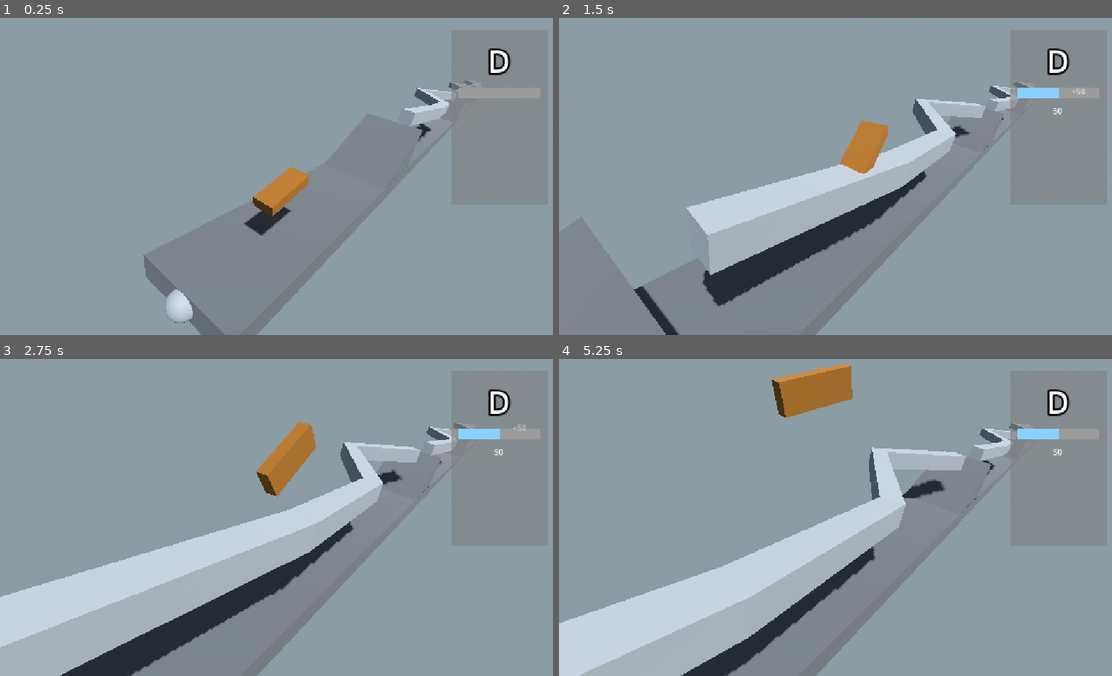
Above: before the commit, frames 1-4 (two rows, left to right).
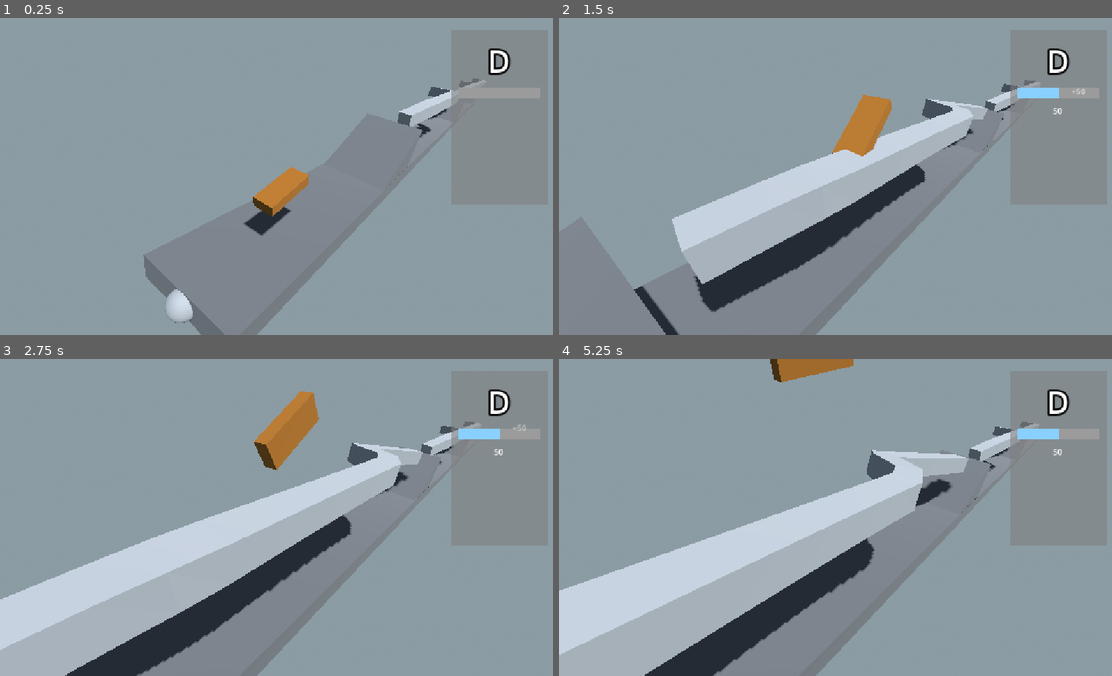
Above: after the commit, the same moments.

Repository: SlyZ1/ludum60
Game: Godot game, scene res://scenes/skate_prototype.tscn
Two runs of this game, one before a commit and one after it. Both use one fixed random seed, a clock stepped at 60 frames per second and the inputs below.
Inputs:
- Up to frame 1 (0.25 s): no input
- Up to frame 2 (1.5 s): hold Y (Y) 0.53-1.28 s; tap B (B) at 1.35 s
- Up to frame 3 (2.75 s): tap Y (Y) at 1.55, 2.3 s; hold F (F) from 2.03 s (still down)
- Up to frame 4 (5.25 s): release F (F) at 2.78 s; tap H (H) at 2.85 s; tap Y (Y) at 3.05, 4.35 s; hold Y (Y) 3.53-4.28 s; hold B (B) from 5.03 s (still down)

The runs differ from the first frame. In frame 1, 0.7% of the frame differs, in the area x 71-88%, y 19-39%; in frame 2, 6.7%; in frame 3, 9.8%; in frame 4, 18%, in the area x 0-87%, y 0-100%.

Commit message:
En vrai c pas si mal

Diff:
--- a/prefabs/skate.tscn
+++ b/prefabs/skate.tscn
@@ -54,3 +54,9 @@
 [node name="Ground" type="ShapeCast3D" parent="." unique_id=630398105]
 shape = SubResource("BoxShape3D_q1d6x")
 target_position = Vector3(0, 0, 0)
+
+[node name="RailCooldown" type="Timer" parent="." unique_id=1380579839]
+wait_time = 0.5
+one_shot = true
+
+[connection signal="timeout" from="RailCooldown" to="." method="_on_rail_cooldown_timeout"]
--- a/scripts/anim_controller.gd
+++ b/scripts/anim_controller.gd
@@ -11,6 +11,9 @@
 var active_tricks: Array[BasicTrick]
 var current_trick_duration: float = 0
 var current_anim_duration: float = 0
+var rail := false
+
+@onready var rail_pose := Quaternion.IDENTITY
 
 var parent: Node3D
 
@@ -20,9 +23,11 @@
 	parent = get_parent()
 	parent.on_fall.connect(TrickManager.on_airborne)
 	parent.on_grounded.connect(TrickManager.on_ground)
+	parent.on_rail.connect(_on_rail)
+	parent.off_rail.connect(_off_rail)
 
 func _process(delta: float) -> void:
-	var current_rotation: Quaternion = Quaternion.IDENTITY
+	var current_rotation: Quaternion = rail_pose
 	for trick in active_tricks:
 		current_rotation *= trick.q
 		current_rotation = current_rotation.normalized()
@@ -64,3 +69,12 @@
 
 func _on_trick_end() -> void:
 	active_tricks.clear()
+
+func _on_rail() -> void:
+	var target_quat := Quaternion.from_euler(Vector3(0, PI / 2.0, 0)) * Quaternion.from_euler(Vector3(-PI / 4.0, 0, 0))
+	tween_axis_angle(self, "rail_pose", target_quat.get_axis(), target_quat.get_angle(), 0.16).set_trans(Tween.TRANS_QUAD).set_ease(Tween.EASE_OUT)
+	rail = true
+
+func _off_rail() -> void:
+	create_tween().tween_property(self, "rail_pose", Quaternion.IDENTITY, 0.16).set_trans(Tween.TRANS_QUAD).set_ease(Tween.EASE_OUT)
+	rail = false
--- a/scripts/skate_orientation.gd
+++ b/scripts/skate_orientation.gd
@@ -9,6 +9,8 @@
 signal on_fall()
 signal on_grounded()
 signal on_jump()
+signal on_rail()
+signal off_rail()
 
 var velocity_back: float = 0
 var velocity_front: float = 0
@@ -24,6 +26,8 @@
 var fall_timer: float = 0
 
 var current_rail: Path3D = null
+var prev_rail: Path3D = null
+
 
 func _limit_rotation(direction: Vector3) -> Vector3:
 	var up: Vector3 = MapLoader.up()
@@ -78,6 +82,8 @@
 func reset_velocities() -> void:
 	velocity_back = 0
 	velocity_front = 0
+	$RailCooldown.start()
+	current_rail = null
 
 func _integrate(dt: float) -> void:
 	var acc: float = -20 * dt
@@ -186,6 +192,9 @@
 		for rl in sec.rails:
 			if touches_path(rl, 1):
 				current_rail = rl
+	if current_rail and not is_grounded():
+		TrickManager._current_trick = ""
+		TrickManager._possible_tricks = TrickManager._tricks.get_neighbours("")
 
 func get_zy_from_x(target_x: float) -> Vector2:
 	if not current_rail: return Vector2.ZERO
@@ -218,12 +227,16 @@
 	_integrate(dt)
 	_ground_snap(dt)
 
-	_find_rail()
-	if current_rail != null:
-		print("rail !")
-		var zy = get_zy_from_x(global_position.x)
-		global_position.z = zy.x
-		global_position.y = zy.y
+	#if velocity_back + velocity_front < 0:
+	if $RailCooldown.is_stopped():
+		_find_rail()
+
+	if current_rail and not prev_rail:
+		on_rail.emit()
+	if not current_rail and prev_rail:
+		off_rail.emit()
+
+	prev_rail = current_rail
 
 	if capteur_ground.is_colliding():
 		if !_is_grounded:
@@ -237,6 +250,12 @@
 			print("Fall")
 			on_fall.emit()
 
+	if current_rail and $RailCooldown.is_stopped():
+		#print("Rail")
+		var zy = get_zy_from_x(global_position.x)
+		global_position.z = zy.x
+		global_position.y = zy.y
+
 	_is_grounded = capteur_ground.is_colliding()
 
 	previous_grounded_back = grounded_back
@@ -245,3 +264,7 @@
 	fall_timer -= dt
 
 	if Input.is_action_just_pressed("B"): MapLoader.instance.stop()
+
+
+func _on_rail_cooldown_timeout() -> void:
+	_find_rail()
--- a/sections/section_1.tscn
+++ b/sections/section_1.tscn
@@ -18,8 +18,9 @@
 data = PackedVector3Array(-15, 0.5, 2.0935, 15, 0.5, 2.0935, -15, -0.5, 2.0935, 15, 0.5, 2.0935, 15, -0.5, 2.0935, -15, …(572 unchanged characters)…
 
 [sub_resource type="Curve3D" id="Curve3D_owgk4"]
+bake_interval = 0.1
 _data = {
-"points": PackedVector3Array(0, 0, 0, 0, 0, 0, -0.11, 0, 0, 0, 0, 0, 7.61, 0, 0, 2.85, 0, 0.87, 0, 0, 0, 0, 0, 0, 12.884588, -0.37023306, 0.8981972, 0, 0, 0, 0, 0, 0, 18.65096, 0, -3.3087606, 0, 0, 0, 0, 0, 0, 24.79, 0, 0),
+"points": PackedVector3Array(0, 0, 0, 0, 0, 0, -0.11, 0, 0, 0, 0, 0, 7.61, 0, 0, 2.85, 0.85, 0.87, 0, 0, 0, 0, 0, 0, 12.884588, 1.2245231, 1.3343902, 0, 0, 0, 0, 0, 0, 14.650961, 1, -1.0782671, 0, 0, 0, 0, 0, 0, 24.79, 0, 0),
 "tilts": PackedFloat32Array(0, 0, 0, 0, 0)
 }
 point_count = 5
@@ -60,15 +61,15 @@
 curve = SubResource("Curve3D_owgk4")
 
 [node name="CSGPolygon3D" type="CSGPolygon3D" parent="Path3D" unique_id=1673787713]
-transform = Transform3D(1, 0, 0, 0, 1, 0, 0, 0, 1, -0.0977211, -1.1567926, 0)
+transform = Transform3D(1, 0, 0, 0, 1, 0, 0, 0, 1, -0.098, -1.317, 0)
 mode = 2
 path_node = NodePath("..")
 path_interval_type = 1
-path_interval = 1.0
+path_interval = 0.17
 path_simplify_angle = 0.0
 path_rotation = 1
 path_rotation_accurate = false
 path_local = true
 path_continuous_u = false
-path_u_distance = 0.9
+path_u_distance = 0.1
 path_joined = false
